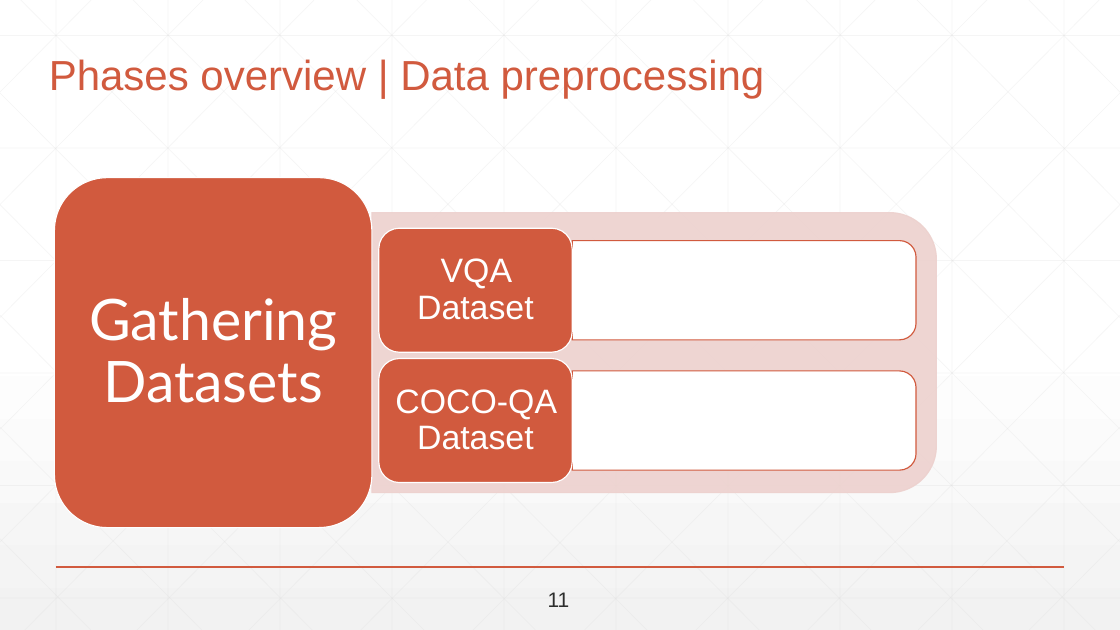
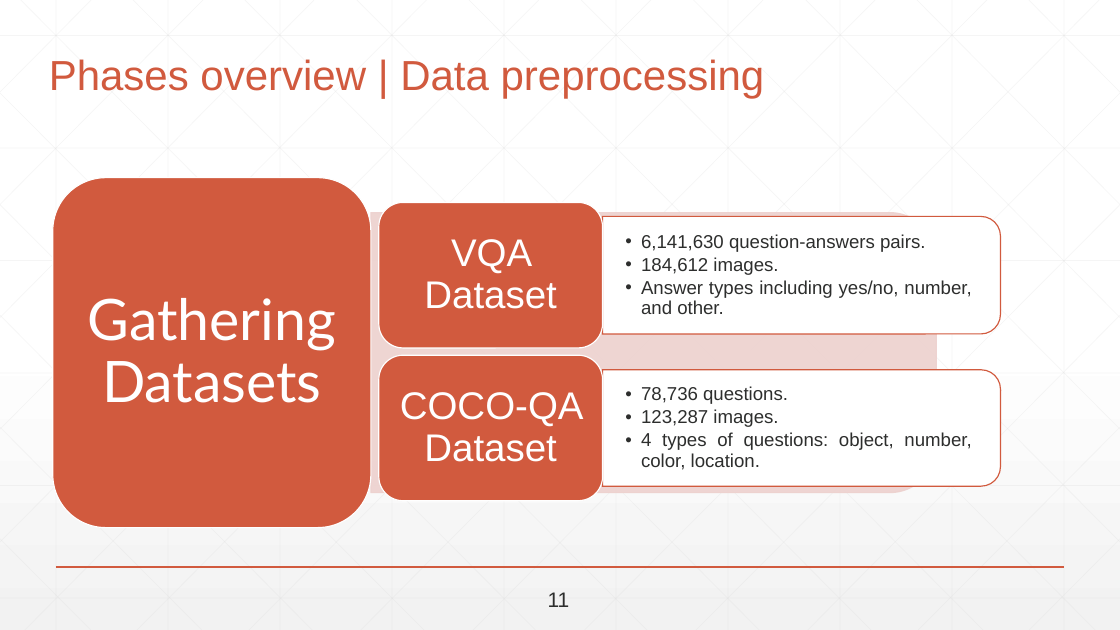
Before and after one commit to abdallahshaaban/Visual-Question-Answering, a slide deck: slide 11 of Second Seminar/Visual-QA-Second-Seminar.pptx. Drawn at 1120x630 pixels with LibreOffice and Linux fonts; fonts in the diff are those of the drawing. Boxes give left, top, right and bottom in pixels: in the first picture for what was removed or moved away, otherwise in the second. Text is boxed around its words. In the diff, an @@ line names an element or a change of style, - is before the commit and + after.

```diff
--- a/Second Seminar/Visual-QA-Second-Seminar.pptx
+++ b/Second Seminar/Visual-QA-Second-Seminar.pptx
@@ rounded rectangle resized from (x1=379, y1=229, x2=572, y2=353) to (x1=379, y1=202, x2=602, y2=348) @@
@@ text "VQA Dataset" at (x1=424, y1=239, x2=557, y2=309): size 29 to 33 pt; more space between paragraphs @@
@@ text "VQA Dataset" moved from (x1=417, y1=258, x2=534, y2=320) to (x1=424, y1=239, x2=557, y2=309) @@
@@ round same rect resized from (x1=573, y1=241, x2=916, y2=340) to (x1=602, y1=217, x2=1001, y2=334) @@
@@ text added at (x1=641, y1=234, x2=971, y2=314), 16 pt, text #2D2E2D @@
+  •• 6,141,630 question-answers pairs.
+  •• 184,612 images.
+  •• Answer types including yes/no, number, and other.
@@ rounded rectangle resized from (x1=379, y1=359, x2=572, y2=483) to (x1=379, y1=355, x2=602, y2=501) @@
@@ text "COCO-QA Dataset" at (x1=400, y1=392, x2=584, y2=462): size 29 to 33 pt; more space between paragraphs @@
@@ round same rect resized from (x1=573, y1=371, x2=916, y2=470) to (x1=603, y1=370, x2=1001, y2=487) @@
@@ text added at (x1=641, y1=386, x2=971, y2=470), 16 pt, text #2D2E2D @@
+  •• 78,736 questions.
+  •• 123,287 images.
+  •• 4 types of questions: object, number, color, location.
```
Also in this commit, not shown: 9 other slides changed, 3 slides added.
